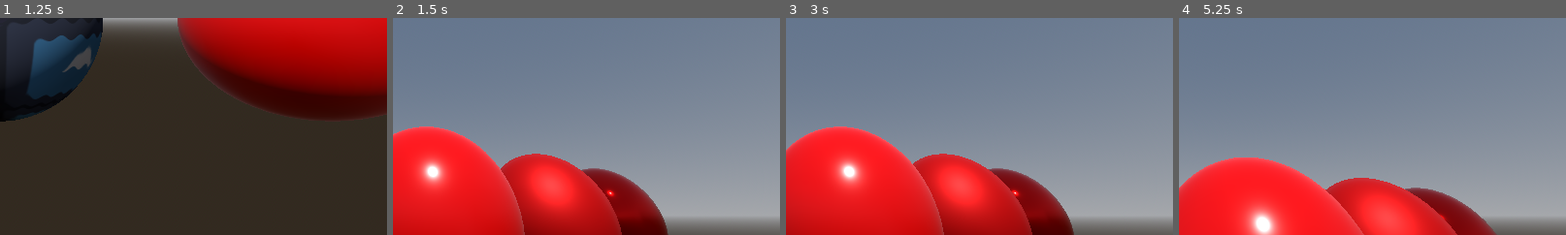
Above: before the commit, frames 1-4 (left to right).
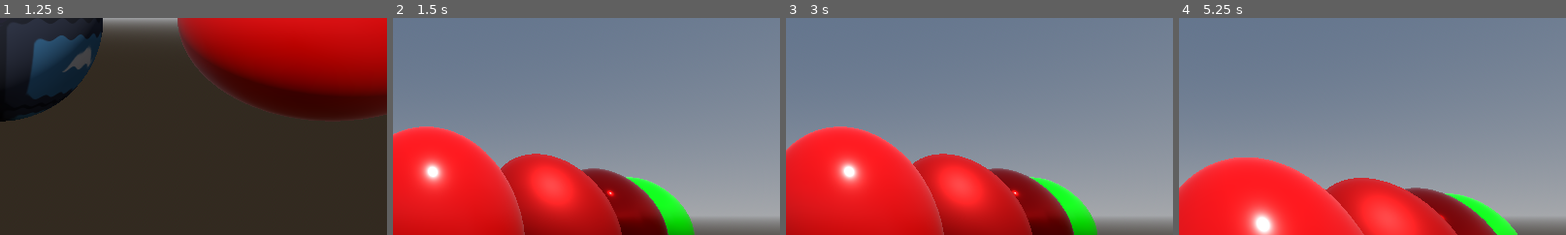
Above: after the commit, the same moments.

Repository: hperantunes/spatial-shaders-starter-project
Game: Godot game, scene res://scenes/spatial_shaders.tscn
Same seed, same stepped clock (60 frames per second), same inputs: the game is played once before the commit and once after it. The engine's default icon, where the game draws it, is replaced by a stand-in: a white triangle on a blue panel in a dark square.
Inputs (mouse positions are % of the whole screen's width and height, from its top left):
- Up to frame 1 (1.25 s): tap Enter at 0.5 s; move the mouse to (45, 70) at 0.52 s; hold W (move_forward) from 0.53 s (still down); hold Right mouse button (camera_move_mode) from 0.53 s (still down); click (45, 70) at 0.67 s
- Up to frame 2 (1.5 s): keep holding W (move_forward); move the mouse to (57, 51) at 1.27 s; release Right mouse button (camera_move_mode) at 1.28 s; tap Shift (camera_speed_up) at 1.35 s
- Up to frame 3 (3 s): move the mouse to (20, 35) at 2.02 s; release W (move_forward) at 2.03 s; hold A (move_left) from 2.03 s (still down); click (20, 35) at 2.1 s; move the mouse to (55, 50) at 2.77 s; right-click (55, 50) at 2.85 s; click (55, 50) at 2.92 s
- Up to frame 4 (5.25 s): move the mouse to (35, 25) at 3.52 s; release A (move_left) at 3.53 s; hold S (move_backward) 3.53-4.28 s; tap Shift (camera_speed_up) at 3.6 s; move the mouse to (72, 45) at 4.27 s; hold D (move_right) 4.28-5.03 s; click (72, 45) at 4.35 s; move the mouse to (30, 55) at 5.02 s; hold W (move_forward) from 5.03 s (still down); hold Right mouse button (camera_move_mode) from 5.03 s (still down); click (30, 55) at 5.17 s
The pictures show only the part of the screen within x 50-100%, y 50-100%; the shares and areas given below are measured in that part.

Frame 1 is identical in both runs. In frame 2, 1.7% of the frame differs, in the area x 60-78%, y 73-100%; in frame 3, 1.5%; in frame 4, 1.0%.

Commit message:
Lesson 4.8

Diff:
--- a/scenes/spatial_shaders.tscn
+++ b/scenes/spatial_shaders.tscn
@@ -1,10 +1,11 @@
-[gd_scene load_steps=17 format=3 uid="uid://lg3n8vkn5qi4"]
+[gd_scene load_steps=19 format=3 uid="uid://lg3n8vkn5qi4"]
 
 [ext_resource type="Script" path="res://scripts/spatial_shaders.gd" id="1_db346"]
 [ext_resource type="PackedScene" uid="uid://twg0tri4g6hr" path="res://scenes/camera_controller.tscn" id="1_p4cbf"]
 [ext_resource type="Shader" path="res://shaders/spatial_shaders.gdshader" id="3_j0anp"]
 [ext_resource type="Texture2D" uid="uid://dq50v6s4drwd1" path="res://icon.svg" id="4_5jbie"]
 [ext_resource type="Shader" path="res://shaders/pbr.gdshader" id="5_agl3f"]
+[ext_resource type="Material" uid="uid://bm6ddw1flmm8i" path="res://shaders/converted.tres" id="6_i5103"]
 
 [sub_resource type="ProceduralSkyMaterial" id="ProceduralSkyMaterial_7jfiy"]
 
@@ -54,6 +55,9 @@
 [sub_resource type="SphereMesh" id="SphereMesh_fsw5f"]
 material = SubResource("ShaderMaterial_mhrly")
 
+[sub_resource type="SphereMesh" id="SphereMesh_scwnk"]
+material = ExtResource("6_i5103")
+
 [node name="SpatialShaders" type="Node3D"]
 script = ExtResource("1_db346")
 
@@ -81,3 +85,7 @@
 [node name="SphereExample4" type="MeshInstance3D" parent="."]
 transform = Transform3D(-1, 0, -8.74228e-08, 0, 1, 0, 8.74228e-08, 0, -1, 4.5, 0, 0)
 mesh = SubResource("SphereMesh_fsw5f")
+
+[node name="SphereExample5" type="MeshInstance3D" parent="."]
+transform = Transform3D(-1, 0, -8.74228e-08, 0, 1, 0, 8.74228e-08, 0, -1, 6, 0, 0)
+mesh = SubResource("SphereMesh_scwnk")
--- /dev/null
+++ b/shaders/converted.tres
@@ -0,0 +1,57 @@
+[gd_resource type="ShaderMaterial" load_steps=2 format=3 uid="uid://bm6ddw1flmm8i"]
+
+[sub_resource type="Shader" id="Shader_ii6xj"]
+code = "// NOTE: Shader automatically converted from Godot Engine 4.2.2.stable's StandardMaterial3D.
+
+shader_type spatial;
+render_mode blend_mix,depth_draw_opaque,cull_back,diffuse_burley,specular_schlick_ggx;
+uniform vec4 albedo : source_color;
+uniform sampler2D texture_albedo : source_color,filter_linear_mipmap,repeat_enable;
+uniform float point_size : hint_range(0,128);
+uniform float roughness : hint_range(0,1);
+uniform sampler2D texture_metallic : hint_default_white,filter_linear_mipmap,repeat_enable;
+uniform vec4 metallic_texture_channel;
+uniform sampler2D texture_roughness : hint_roughness_r,filter_linear_mipmap,repeat_enable;
+uniform float specular;
+uniform float metallic;
+uniform vec3 uv1_scale;
+uniform vec3 uv1_offset;
+uniform vec3 uv2_scale;
+uniform vec3 uv2_offset;
+
+
+void vertex() {
+	UV=UV*uv1_scale.xy+uv1_offset.xy;
+}
+
+
+
+
+
+
+void fragment() {
+	vec2 base_uv = UV;
+	vec4 albedo_tex = texture(texture_albedo,base_uv);
+	ALBEDO = albedo.rgb * albedo_tex.rgb;
+	float metallic_tex = dot(texture(texture_metallic,base_uv),metallic_texture_channel);
+	METALLIC = metallic_tex * metallic;
+	vec4 roughness_texture_channel = vec4(1.0,0.0,0.0,0.0);
+	float roughness_tex = dot(texture(texture_roughness,base_uv),roughness_texture_channel);
+	ROUGHNESS = roughness_tex * roughness;
+	SPECULAR = specular;
+}
+"
+
+[resource]
+render_priority = 0
+shader = SubResource("Shader_ii6xj")
+shader_parameter/albedo = Color(0, 1, 0, 1)
+shader_parameter/point_size = 1.0
+shader_parameter/roughness = 0.05
+shader_parameter/metallic_texture_channel = null
+shader_parameter/specular = 0.5
+shader_parameter/metallic = 0.86
+shader_parameter/uv1_scale = Vector3(1, 1, 1)
+shader_parameter/uv1_offset = Vector3(0, 0, 0)
+shader_parameter/uv2_scale = Vector3(1, 1, 1)
+shader_parameter/uv2_offset = Vector3(0, 0, 0)
